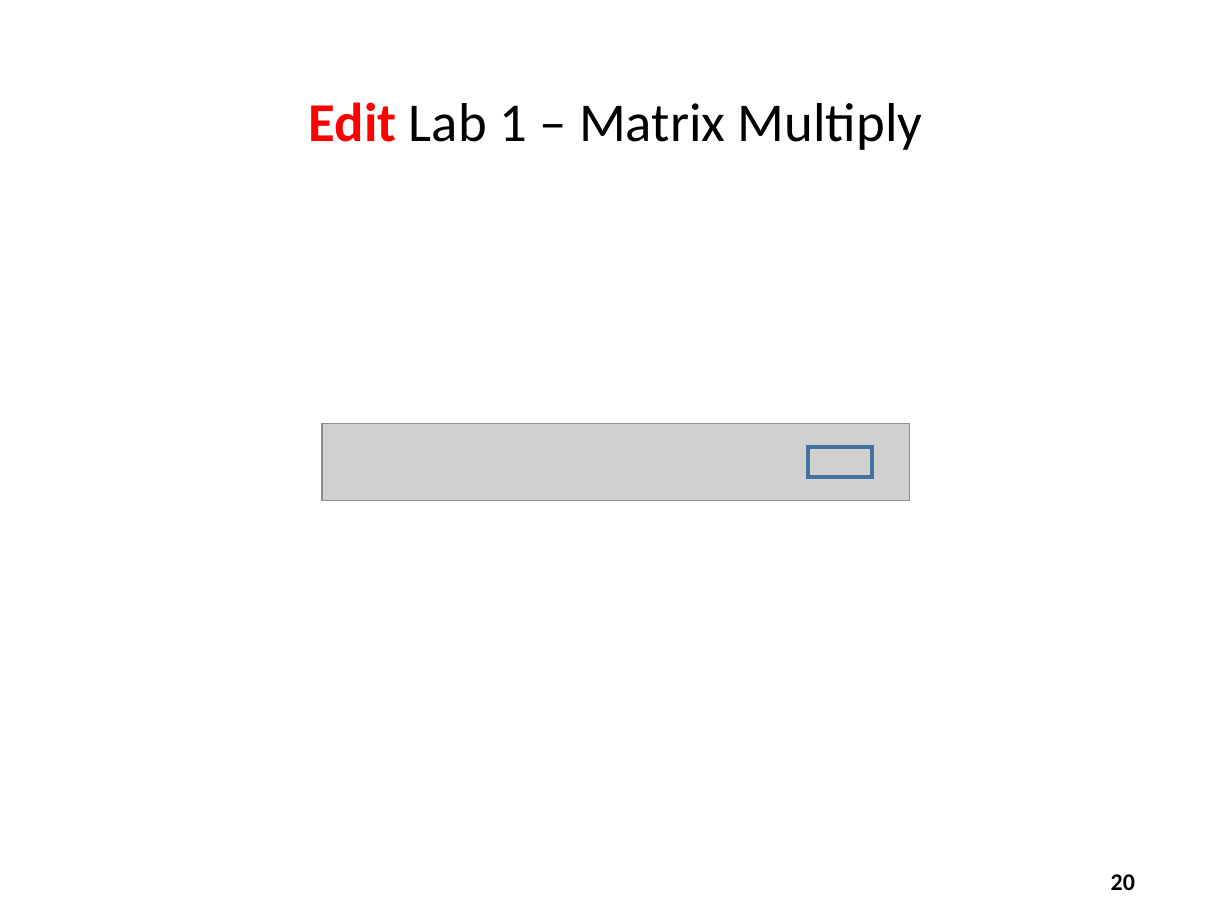
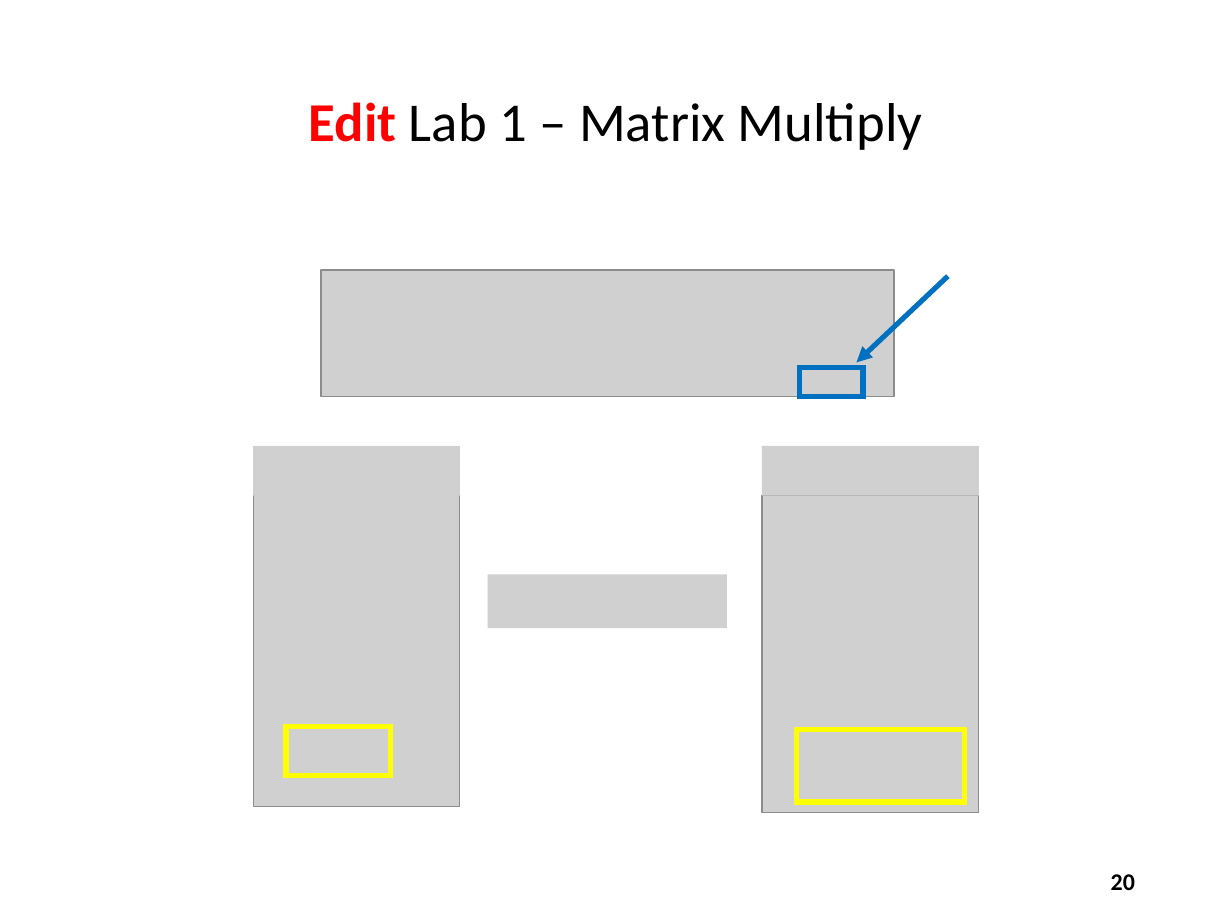
Before and after one commit to dbiersach/scicomp301-cpp-linux, a slide deck: slide 20 of session10/Session 10 - Matrix Algebra, Number Theory.pptx. Drawn at 1232x924 pixels with LibreOffice and Linux fonts; fonts in the diff are those of the drawing; grey boxes stand for pictures. Boxes give left, top, right and bottom in pixels: in the first picture for what was removed or moved away, otherwise in the second. Text is boxed around its words. In the diff, an @@ line names an element or a change of style, - is before the commit and + after.

```diff
--- a/session10/Session 10 - Matrix Algebra, Number Theory.pptx
+++ b/session10/Session 10 - Matrix Algebra, Number Theory.pptx
@@ picture added at (322, 270, 894, 397) @@
@@ arrow added from (947, 276) to (856, 362), #0070C0 3 pt @@
@@ rectangle: place and size @@
-rectangle at (808, 447, 872, 477)
+rectangle at (800, 367, 864, 397)
@@ rectangle at (800, 367, 864, 397): outline #43739E 2.25 pt to #0070C0 3 pt @@
@@ picture added at (254, 446, 461, 495) @@
@@ picture removed at (322, 424, 909, 500) @@
@@ picture added at (761, 446, 978, 495) @@
@@ picture added at (254, 493, 461, 806) @@
@@ picture added at (761, 495, 978, 812) @@
@@ picture added at (488, 574, 727, 628) @@
@@ rectangle added at (286, 726, 391, 775), outline #FFFF00 3 pt @@
@@ rectangle added at (796, 729, 963, 802), outline #FFFF00 3 pt @@
```
Also in this commit, not shown: 16 other slides changed, 3 slides added, 1 other file.
